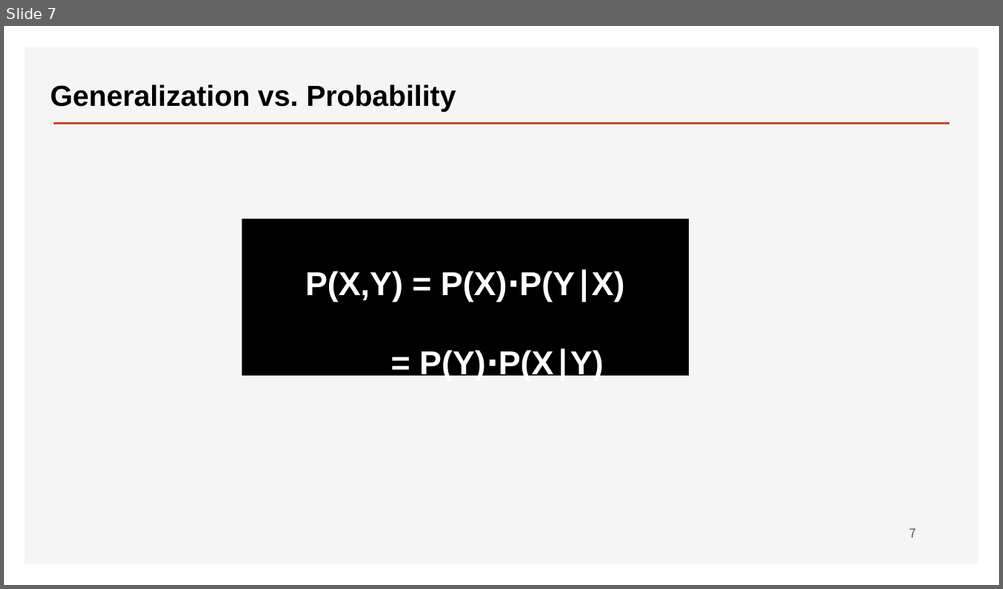
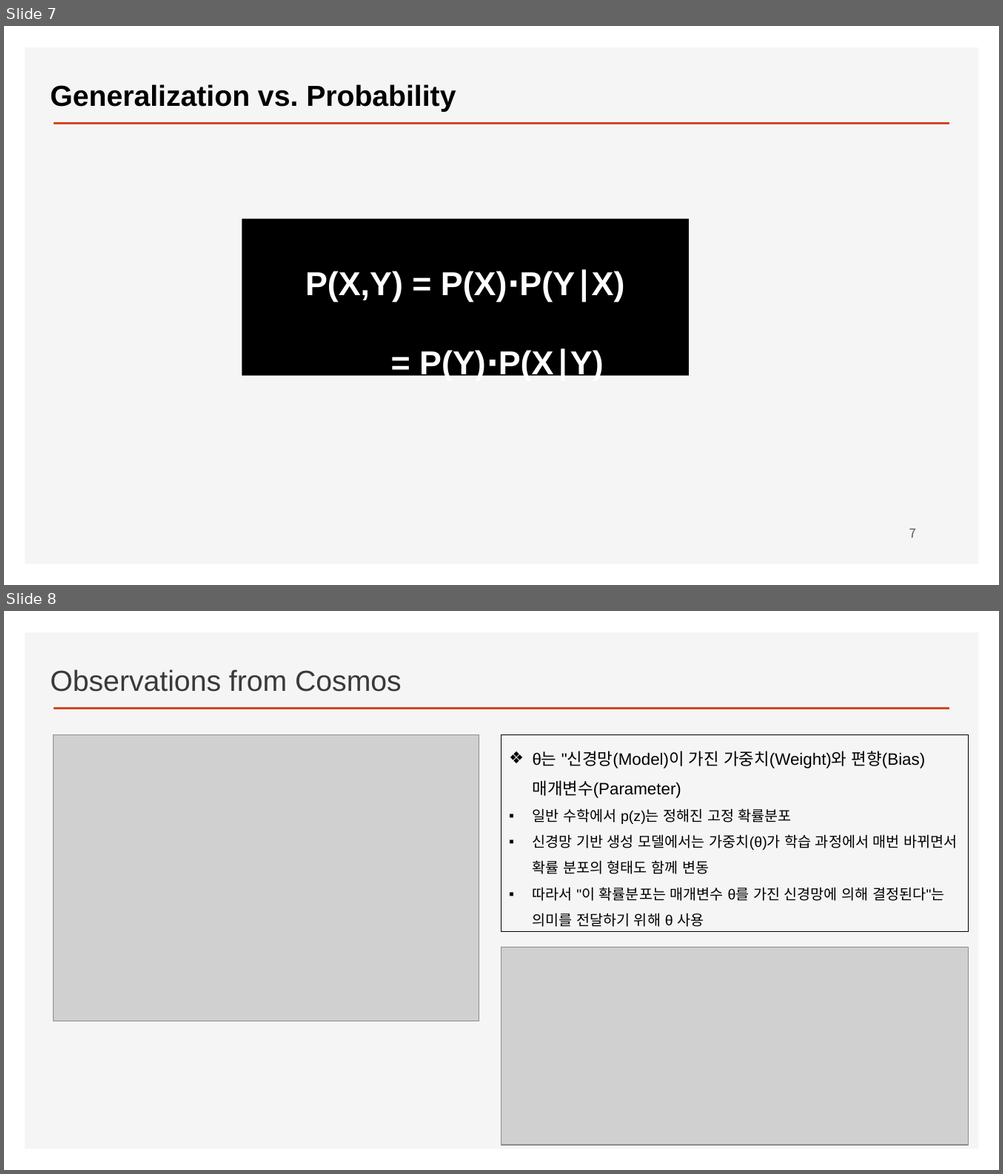
Before and after one commit to ancestor9/2026_Fall_Generative-Deep-Learning, a slide deck: Chapter 03 Variational Autoencoders.pptx. Shown one above the other, each under a label of ours: slide 7 before the commit, slides 7 and 8 after it. The pictures are 1003x589 and 1003x1174 pixels, drawn with LibreOffice and Linux fonts; fonts in the diff are those of the drawing; grey boxes stand for pictures; background and template pictures are left out. Boxes give left, top, right and bottom in pixels: in the first picture for what was removed or moved away, otherwise in the second. Text is boxed around its words. In the diff, an @@ line names an element or a change of style, - is before the commit and + after.

```diff
--- a/Chapter 03 Variational Autoencoders.pptx
+++ b/Chapter 03 Variational Autoencoders.pptx
@@ slide 8 added at bbox=[4, 611, 999, 1170], background #FFFFFF; not listed: 2 template elements that a slide beside it also shows @@
@@ text added at bbox=[50, 669, 401, 692], 28 pt, text #3B3838 @@
+Observations from Cosmos
@@ picture added at bbox=[54, 735, 479, 1022] @@
@@ rectangle added at bbox=[502, 735, 969, 932], outline #000000 0.75 pt, 14 pt, text #000000 @@
+❖ θ는 "신경망(Model)이 가진 가중치(Weight)와 편향(Bias) 매개변수(Parameter)
+▪ 일반 수학에서 p(z)는 정해진 고정 확률분포
+▪ 신경망 기반 생성 모델에서는 가중치(θ)가 학습 과정에서 매번 바뀌면서 확률 분포의 형태도 함께 변동
+▪ 따라서 "이 확률분포는 매개변수 θ를 가진 신경망에 의해 결정된다"는 의미를 전달하기 위해 θ 사용
@@ picture added at bbox=[502, 948, 969, 1146] @@
```
